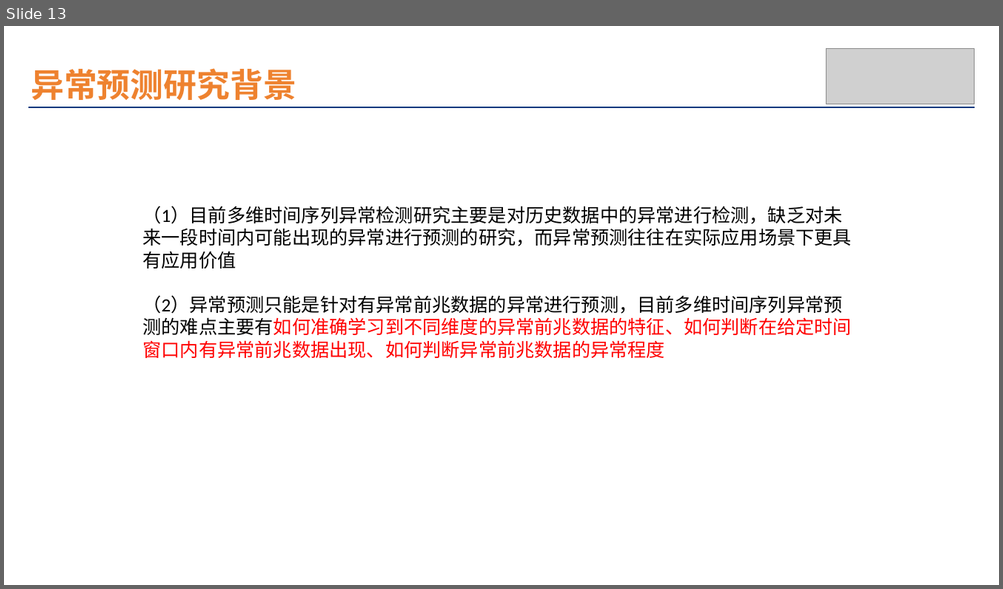
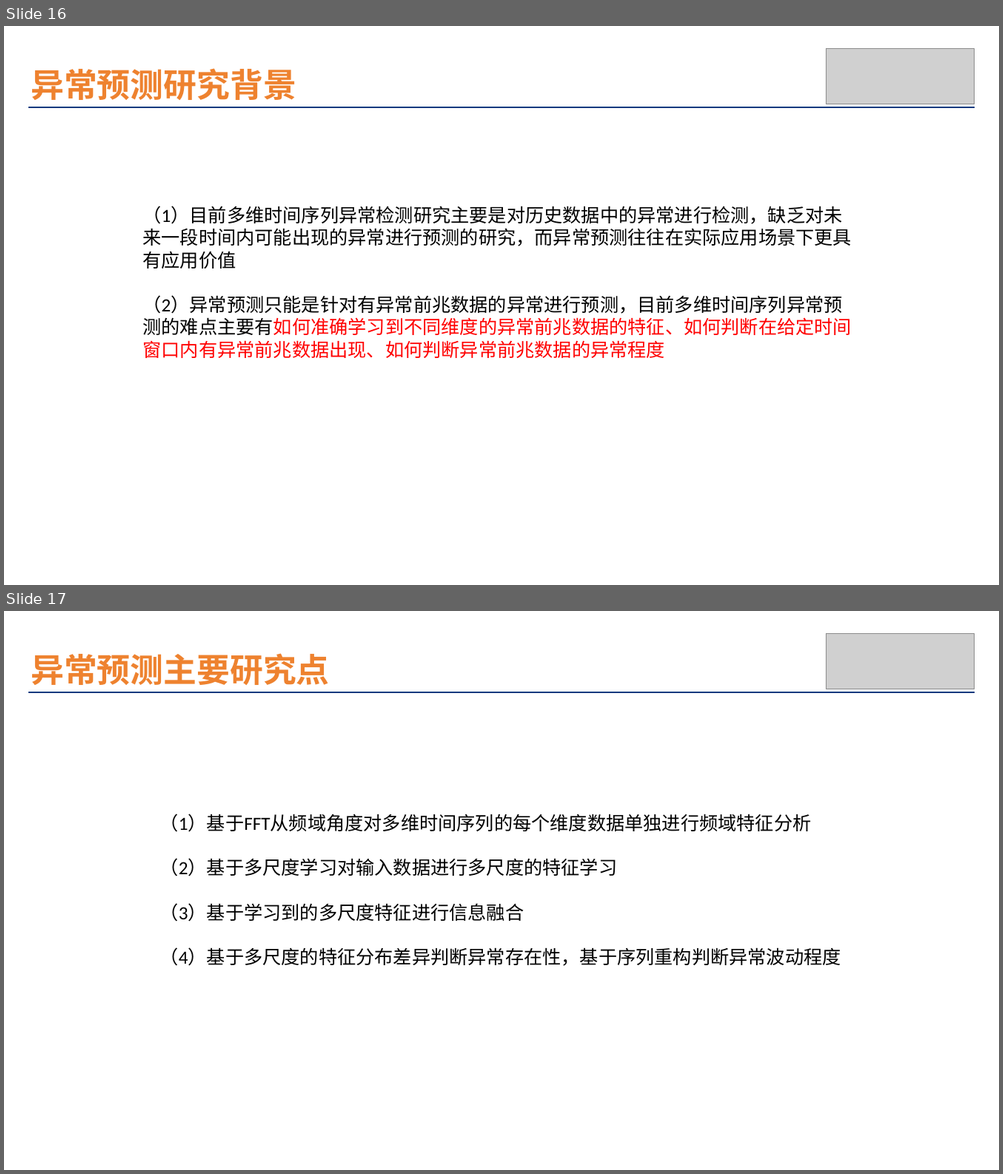
Before and after one commit to wuchenhu98/lunwen, a slide deck: 论文插图.pptx. Shown one above the other, each under a label of ours: slide 13 before the commit, slides 16 and 17 after it. The pictures are 1003x589 and 1003x1174 pixels, drawn with LibreOffice and Linux fonts; fonts in the diff are those of the drawing; grey boxes stand for pictures. Boxes give left, top, right and bottom in pixels: in the first picture for what was removed or moved away, otherwise in the second. Text is boxed around its words. In the diff, an @@ line names an element or a change of style, - is before the commit and + after.

```diff
--- a/论文插图.pptx
+++ b/论文插图.pptx
@@ slide 17 added at (x1=4, y1=611, x2=999, y2=1170), background #FFFFFF @@
@@ text added at (x1=31, y1=653, x2=329, y2=685), 32 pt, text #EE822F, bold @@
+异常预测主要研究点
@@ picture added at (x1=826, y1=633, x2=974, y2=689) @@
@@ line added from (28, 692) to (974, 692), #09397E 1 pt @@
@@ text added at (x1=160, y1=814, x2=841, y2=966), 18 pt, text #000000 @@
+（1）基于FFT从频域角度对多维时间序列的每个维度数据单独进行频域特征分析
+（2）基于多尺度学习对输入数据进行多尺度的特征学习
+（3）基于学习到的多尺度特征进行信息融合
+（4）基于多尺度的特征分布差异判断异常存在性，基于序列重构判断异常波动程度
@@ what was slide 13 is now slide 16 @@
```
Also in this commit, not shown: 6 other slides added, 2 slides removed.
